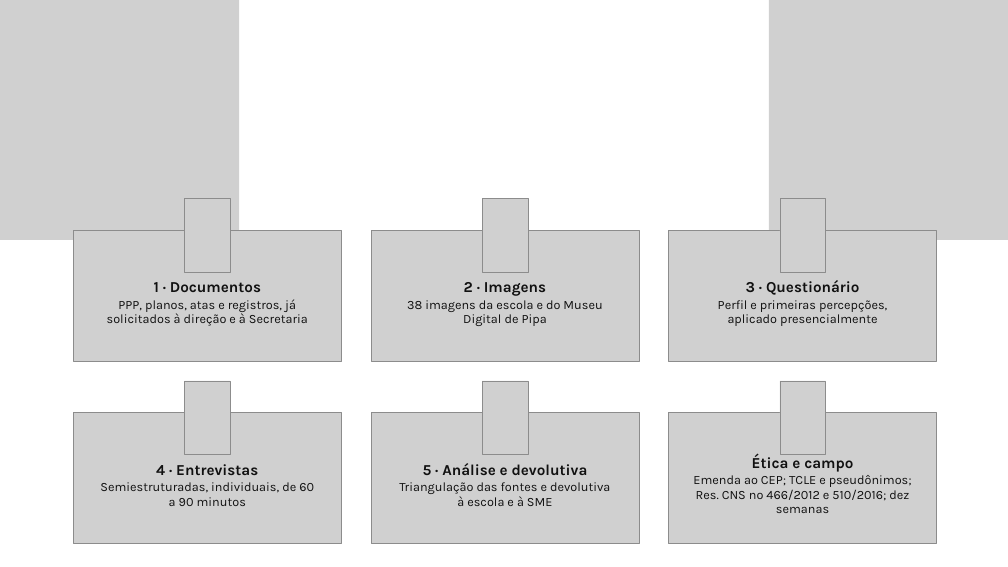
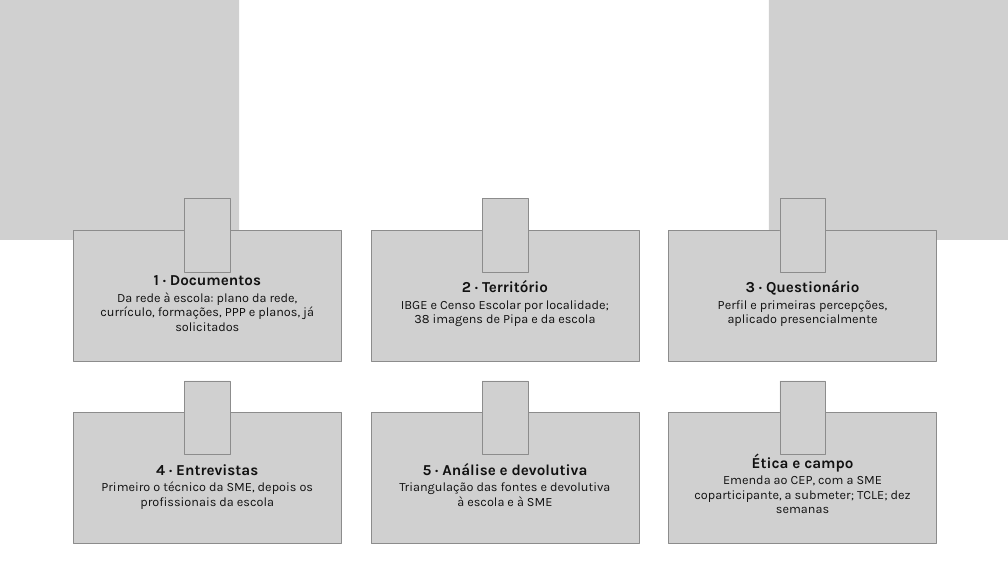
Before and after one commit to yzynya-beep/Tese, a slide deck: slide 18 of apresentacao_qualificacao/Qualificacao_PNED_Pipa.pptx. Drawn at 1008x567 pixels with LibreOffice and Linux fonts; fonts in the diff are those of the drawing; grey boxes stand for pictures; background and template pictures are left out. Boxes give left, top, right and bottom in pixels: in the first picture for what was removed or moved away, otherwise in the second. Text is boxed around its words. In the diff, an @@ line names an element or a change of style, - is before the commit and + after.

```diff
--- a/apresentacao_qualificacao/Qualificacao_PNED_Pipa.pptx
+++ b/apresentacao_qualificacao/Qualificacao_PNED_Pipa.pptx
@@ text at bbox=[100, 292, 314, 331]: text changed @@
-PPP, planos, atas e registros, já solicitados à direção e à Secretaria
+Da rede à escola: plano da rede, currículo, formações, PPP e planos, já solicitados
@@ text at bbox=[401, 280, 609, 326]: text changed @@
-2 · Imagens
-38 imagens da escola e do Museu Digital de Pipa
+2 · Território
+IBGE e Censo Escolar por localidade; 38 imagens de Pipa e da escola
@@ text at bbox=[694, 475, 911, 513]: text changed @@
-Emenda ao CEP; TCLE e pseudônimos; Res. CNS nº 466/2012 e 510/2016; dez semanas
+Emenda ao CEP, com a SME coparticipante, a submeter; TCLE; dez semanas
@@ text at bbox=[101, 481, 314, 509]: text changed @@
-Semiestruturadas, individuais, de 60 a 90 minutos
+Primeiro o técnico da SME, depois os profissionais da escola
```
Also in this commit, not shown: 15 other slides changed, 1 slide added, 5 other files.
